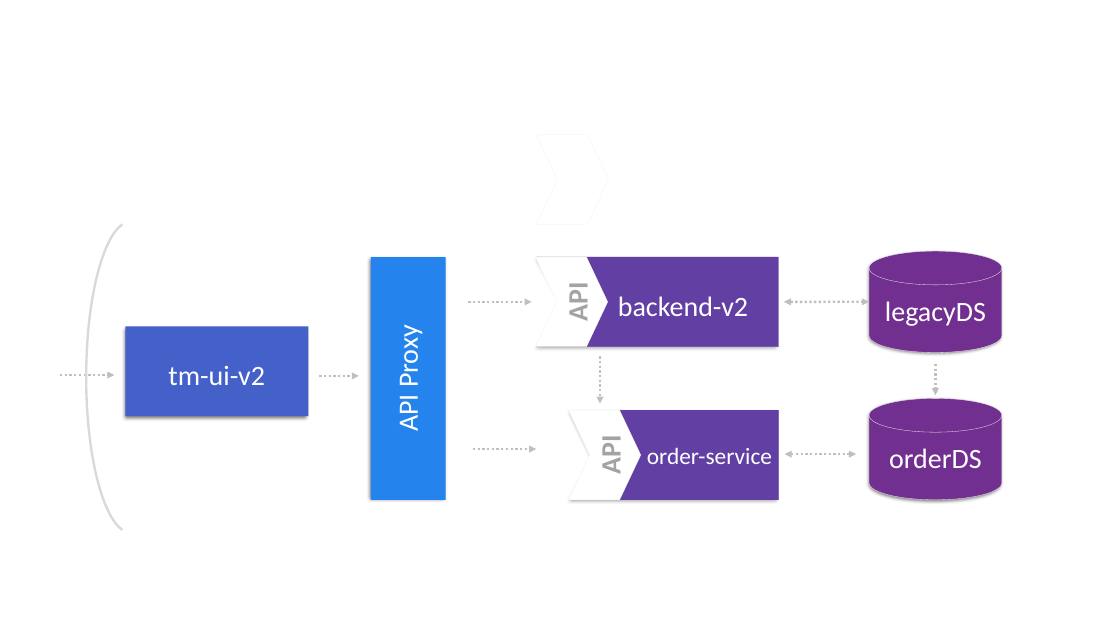
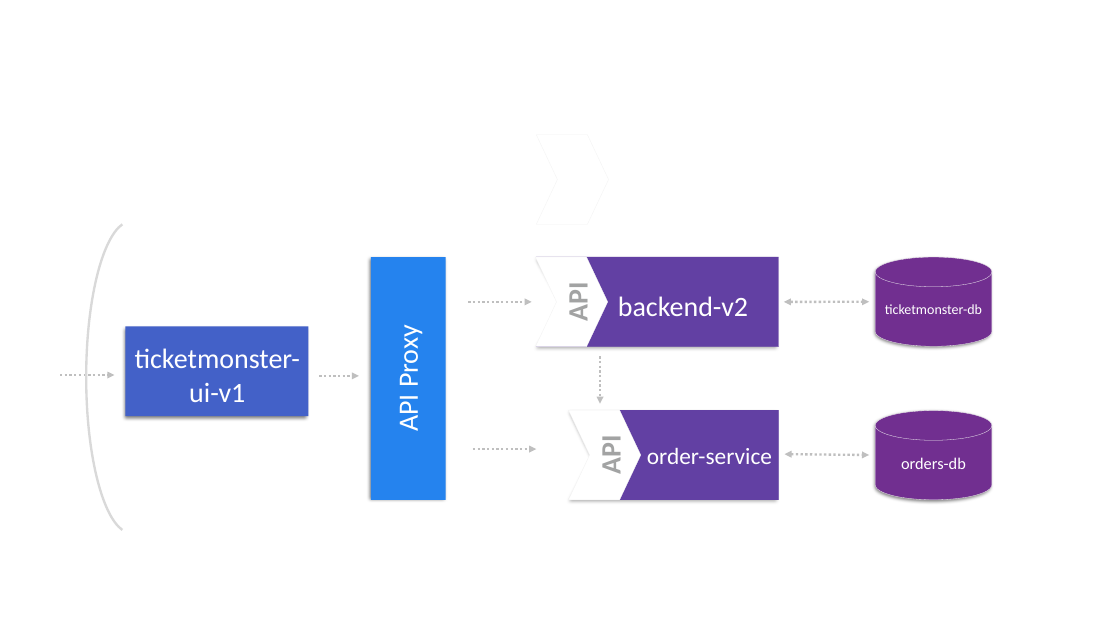
Before and after one commit to thiagobien/ACL, a slide deck: slide 22 of workshop/03_Monolith_to_Microservices/Monolith_to_Microservices.pptx. Drawn at 1120x630 pixels with LibreOffice and Linux fonts; fonts in the diff are those of the drawing; background and template pictures are left out. Boxes give left, top, right and bottom in pixels: in the first picture for what was removed or moved away, otherwise in the second. Text is boxed around its words. In the diff, an @@ line names an element or a change of style, - is before the commit and + after.

```diff
--- a/workshop/03_Monolith_to_Microservices/Monolith_to_Microservices.pptx
+++ b/workshop/03_Monolith_to_Microservices/Monolith_to_Microservices.pptx
@@ cylinder removed at (870,251,1002,353) @@
-legacyDS
@@ cylinder added at (875,257,992,346), fill #712F90, outline #F2F2F2 0.25 pt, 12 pt, text #FFFFFF @@
+ticketmonster-db
@@ text at (135,348,300,402): text changed @@
-tm-ui-v2
+ticketmonster-ui-v1
@@ arrow removed from (936, 364) to (936, 396) @@
@@ cylinder removed at (870,398,1002,500) @@
-orderDS
@@ cylinder added at (875,411,992,500), fill #712F90, outline #F2F2F2 0.25 pt, 14 pt, text #FFFFFF @@
+orders-db
@@ double arrow moved from (785, 455) - (856, 455) to (785, 455) - (870, 455) @@
```
Also in this commit, not shown: 6 other slides changed, 5 other files.
